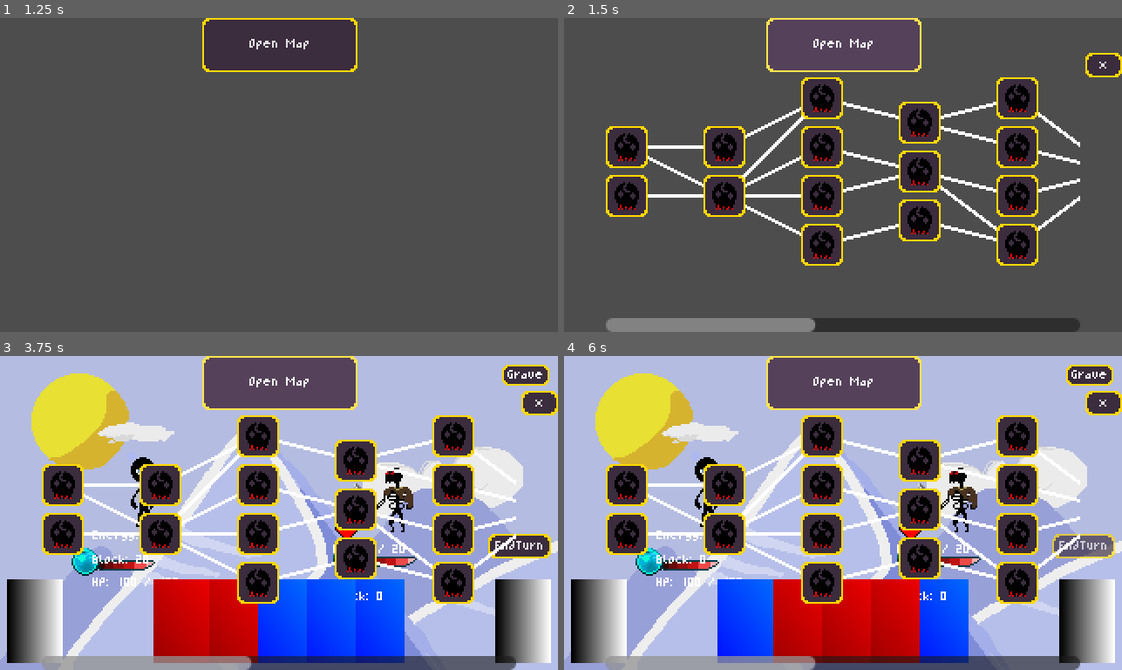
Above: before the commit, frames 1-4 (two rows, left to right).
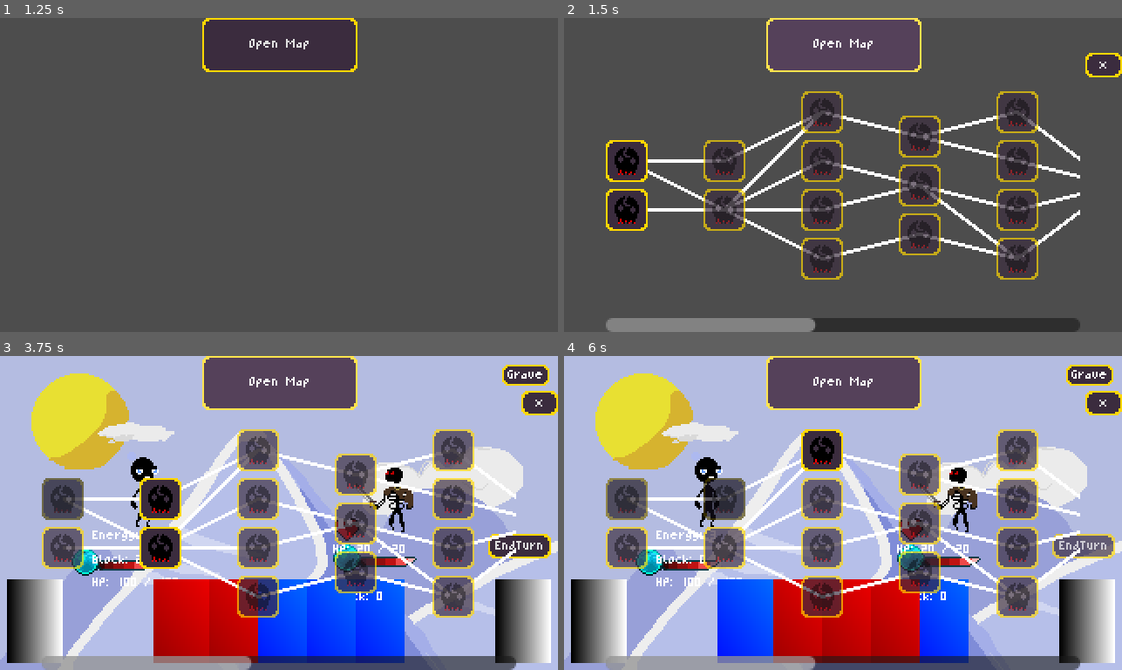
Above: after the commit, the same moments.

Repository: Morph1s/Psychopompos
Game: Godot game, scene res://scenes/main.tscn
The game is run twice, just before and just after one commit, with the same random seed, the same clock (stepped at 60 frames per second) and the same inputs.
Inputs (mouse positions are in pixels of both pictures, inside the frame that each line leads up to):
- Up to frame 1 (1.25 s): click "START RUN" at 0.5 s
- Up to frame 2 (1.5 s): click "Open Map" at 1.25 s
- Up to frame 3 (3.75 s): click (61, 484) at 2.02 s; click "Grave" at 2.75 s; click "Open Map" at 3.5 s
- Up to frame 4 (6 s): click (725, 500) at 4.27 s; click "Grave" at 5 s; click "Open Map" at 5.75 s

Frame 1 is identical in both runs. In frame 2, 16% of the frame differs, in the area x 7-93%, y 18-84%; in frame 3, 20%; in frame 4, 20%.

Commit message:
feat: map progress functionality
you can no longer access every single encounter on the map, you start at the first layer and from there you can only access the encounters in the next layer that are connected to your current encounter with a line.

Diff:
--- a/scenes/map/map.tscn
+++ b/scenes/map/map.tscn
@@ -39,6 +39,7 @@
 
 [node name="HBoxContainer" type="HBoxContainer" parent="TopMargin/MapIconsMargin/MapScrollContainer"]
 layout_mode = 2
+size_flags_vertical = 3
 mouse_filter = 2
 theme_override_constants/separation = 32
 
--- a/scripts/map/map.gd
+++ b/scripts/map/map.gd
@@ -15,13 +15,14 @@
 	preload("res://assets/graphics/map/icon_random.png"),
 ]
 var encounter_to_button: Dictionary = {}
+var current_encounter: Encounter
 
-# Called when the node enters the scene tree for the first time.
 func _ready() -> void:
 	# Connect signals to buttons
 	exit_button.pressed.connect(_on_exit_button_pressed)
 
 func _process(delta: float) -> void:
+	# update the connection lines on the map
 	connection_drawer.queue_redraw()
 
 
@@ -29,6 +30,7 @@
 	for child in hbox.get_children():
 		child.queue_free()
 
+	# each layer gets a VBoxContainer for displaying its encounters
 	for layer: MapLayer in map_layers:
 		var layer_container = VBoxContainer.new()
 		layer_container.mouse_filter = Control.MOUSE_FILTER_IGNORE
@@ -37,18 +39,46 @@
 
 		for encounter: Encounter in layer.encounters:
 			var button = Button.new()
+			button.disabled = true
 			button.icon = encounter_icons[encounter.type]
 			button.pressed.connect(func(): _on_encounter_pressed(encounter))
 			layer_container.add_child(button)
 			encounter_to_button[encounter] = button
 
+	# fill the encounter_to_button Dictionary
 	connection_drawer.set_connections(encounter_to_button)
+
+	update_layer_states()
+
+func update_layer_states():
+	# at the start all the encounters in the start layer should be enabled
+	if current_encounter == null:
+		for button in hbox.get_child(0).get_children():
+			button.disabled = false
+		return
+
+	# update the state of every encounter button on the map
+	for layer_container in hbox.get_children():
+		for button in layer_container.get_children():
+			var encounter = encounter_to_button.find_key(button)
+			button.disabled = not current_encounter.connections_to.has(encounter)
+			# change the appearance of already visited or the current encounter
+			if encounter == current_encounter:
+				button.modulate = Color(0.3, 0.3, 0.4)
+				button.disabled = true
+			elif encounter.completed:
+				button.modulate = Color(0.5, 0.5, 0.5)
+				button.disabled = true
+			else:
+				button.modulate = Color(1, 1, 1)
 
 func _on_encounter_pressed(encounter: Encounter):
 	hide()
 	encounter_selected.emit(encounter)
+	current_encounter = encounter
+	encounter.completed = true
+	update_layer_states()
 
-# Called when the exit button gets pressed
 func _on_exit_button_pressed():
 	print("exit button pressed")
 	hide()
--- a/scripts/map/map_connection_drawer.gd
+++ b/scripts/map/map_connection_drawer.gd
@@ -3,18 +3,20 @@
 
 var connections: Array[Dictionary] = []
 
+# creates a Dictionary for each connection line that contains the buttons that should be connected
 func set_connections(encounter_to_button: Dictionary):
 	connections.clear()
 
 	for encounter: Encounter in encounter_to_button.keys():
-		var button_from = encounter_to_button[encounter]
+		var button_from = encounter_to_button[encounter]        # pos 1
 		for target in encounter.connections_to:
 			if target in encounter_to_button:
-				var button_to = encounter_to_button[target]
+				var button_to = encounter_to_button[target]     # pos 2
 				connections.append({
 					"from": button_from,
 					"to": button_to,
 				})
+	# initial drawing of the connection lines
 	queue_redraw()
 
 func _draw():
@@ -22,9 +24,11 @@
 		var button_from = conn["from"]
 		var button_to = conn["to"]
 
-		if not button_from.visible or not button_to.visible:
-			continue
+		# don't draw the line when both associated buttons are not visible
+		if not button_from.visible and not button_to.visible:
+			return
 
+		# calculate the starting and end points of the line
 		var pos_from = button_from.get_global_position() + (button_from.size * 0.5) - self.get_global_position()
 		var pos_to = button_to.get_global_position() + (button_to.size * 0.5) - self.get_global_position()
 
